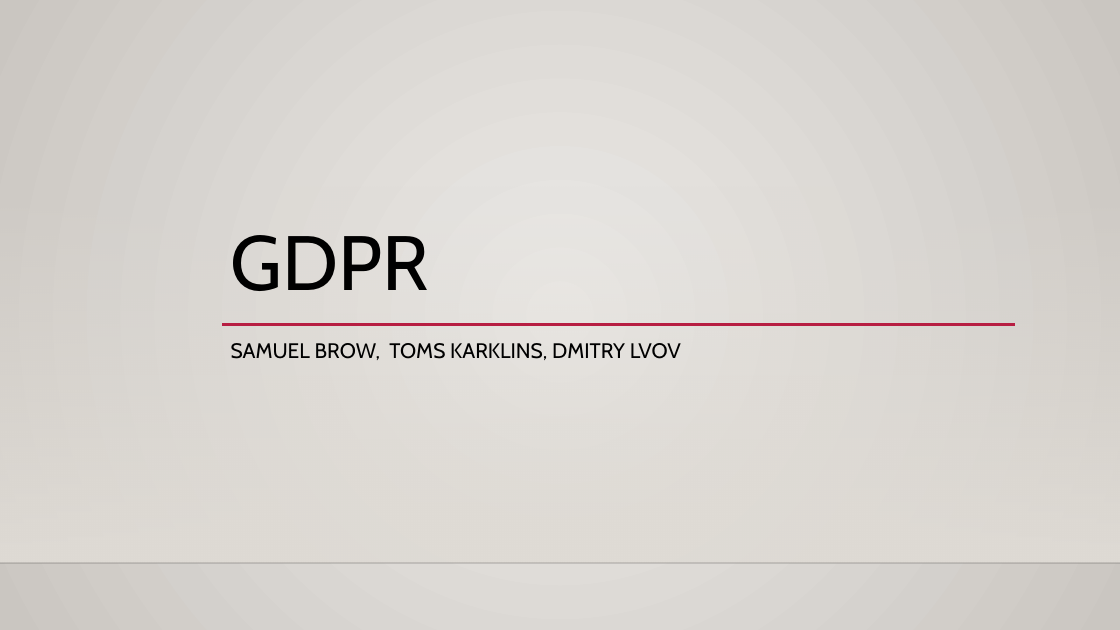
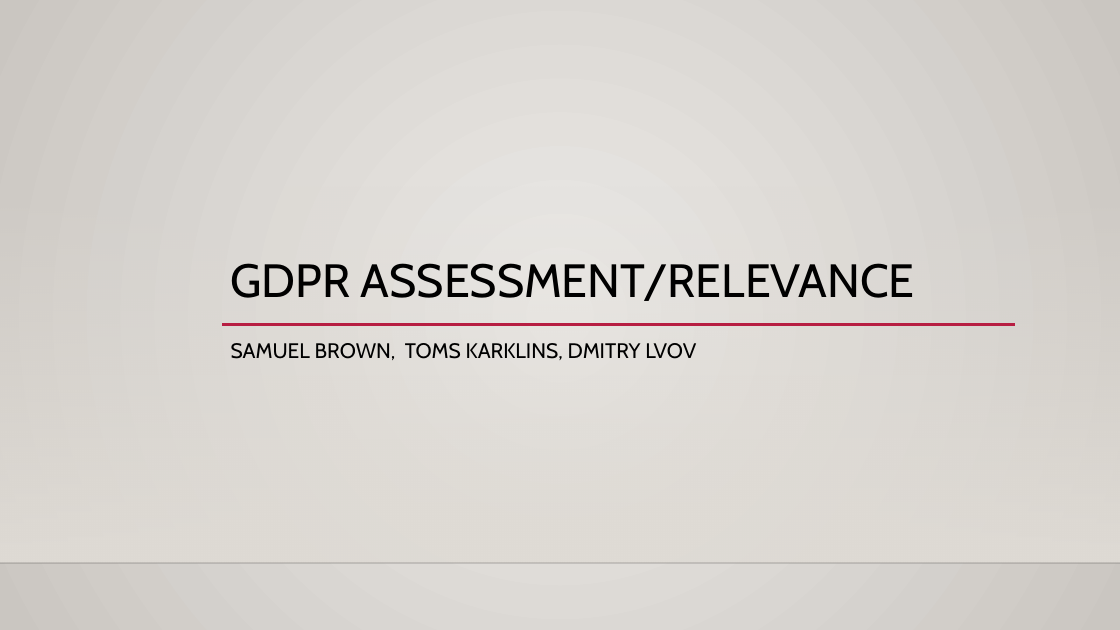
Before and after one commit to dmitrlv/Case-Study-3, a slide deck: slide 1 of GDPR_case_study_3.pptx. Drawn at 1120x630 pixels with LibreOffice and Linux fonts; fonts in the diff are those of the drawing; background and template pictures are left out. Boxes give left, top, right and bottom in pixels: in the first picture for what was removed or moved away, otherwise in the second. Text is boxed around its words. In the diff, an @@ line names an element or a change of style, - is before the commit and + after.

```diff
--- a/GDPR_case_study_3.pptx
+++ b/GDPR_case_study_3.pptx
@@ title at [231,263,915,301]: text changed; size 66 to 40 pt @@
-GDPR
+GDPR ASSESSMENT/RELEVANCE
@@ subtitle at [231,343,696,360]: text changed @@
-SAMUEL BROW, TOMS KARKLINS, DMITRY LVOV
+SAMUEL BROWN, TOMS KARKLINS, DMITRY LVOV
```
Also in this commit, not shown: 2 other slides changed, 2 slides added, 1 slide removed.
